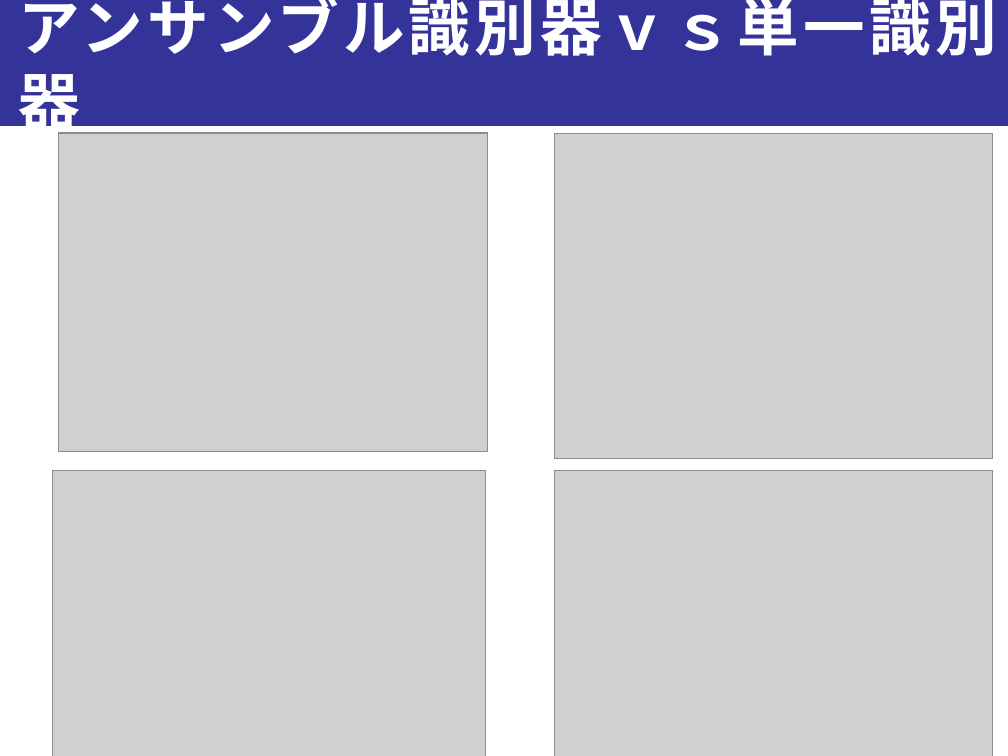
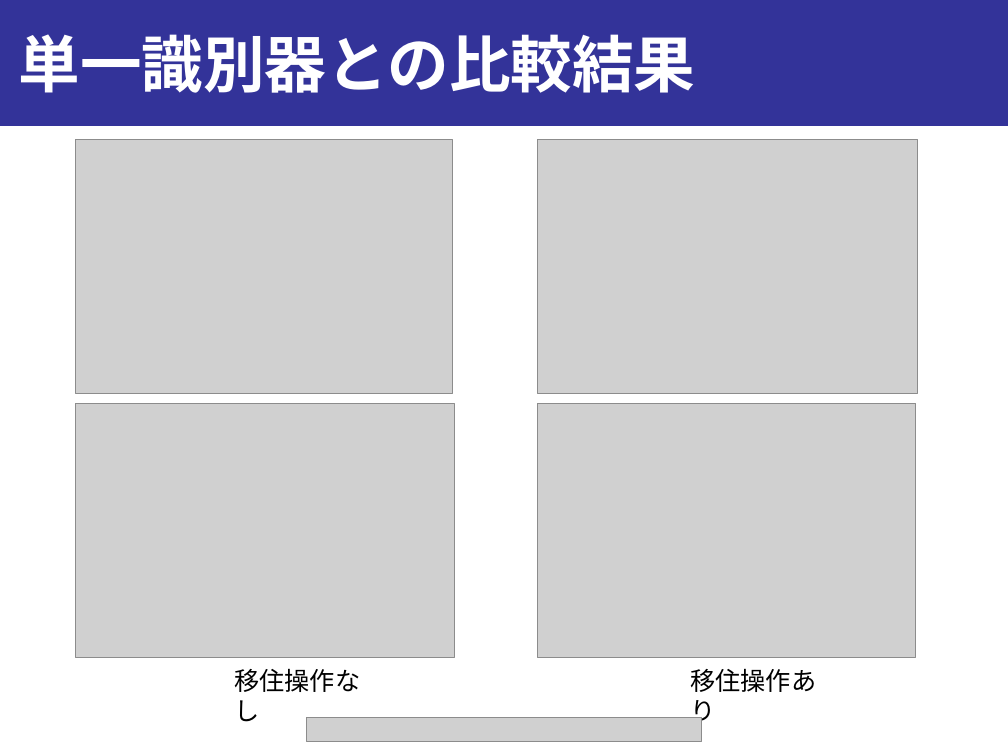
Before and after one commit to onikUone/Junior_slides, a slide deck: slide 14 of スライド_v1.pptx. Drawn at 1008x756 pixels with LibreOffice and Linux fonts; fonts in the diff are those of the drawing; grey boxes stand for pictures. Boxes give left, top, right and bottom in pixels: in the first picture for what was removed or moved away, otherwise in the second. Text is boxed around its words. In the diff, an @@ line names an element or a change of style, - is before the commit and + after.

Commit message:
1/21 12:03

```diff
--- a/スライド_v1.pptx
+++ b/スライド_v1.pptx
@@ title at (x1=18, y1=34, x2=695, y2=93): text changed @@
-アンサンブル識別器ｖｓ単一識別器
+単一識別器との比較結果
@@ picture resized from (x1=58, y1=133, x2=487, y2=452) to (x1=76, y1=139, x2=452, y2=393) @@
@@ picture resized from (x1=53, y1=471, x2=486, y2=756) to (x1=537, y1=139, x2=917, y2=393) @@
@@ picture resized from (x1=554, y1=133, x2=992, y2=459) to (x1=76, y1=403, x2=454, y2=657) @@
@@ picture resized from (x1=554, y1=471, x2=992, y2=756) to (x1=537, y1=403, x2=915, y2=657) @@
@@ text "移住操作なし" rewrapped from (x1=0, y1=275, x2=25, y2=316) to (x1=234, y1=668, x2=360, y2=722) @@
@@ text "移住操作あり" rewrapped from (x1=0, y1=647, x2=27, y2=687) to (x1=690, y1=668, x2=816, y2=726) @@
@@ picture added at (x1=306, y1=718, x2=702, y2=742) @@
```
Also in this commit, not shown: 1 slide added, 1 slide removed.
